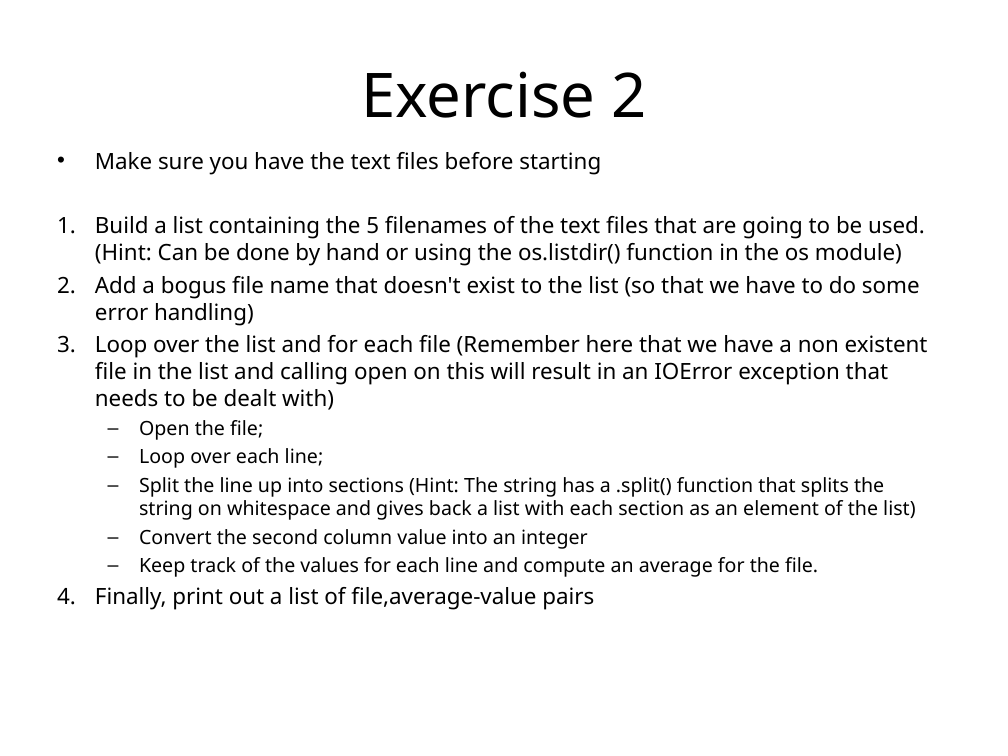
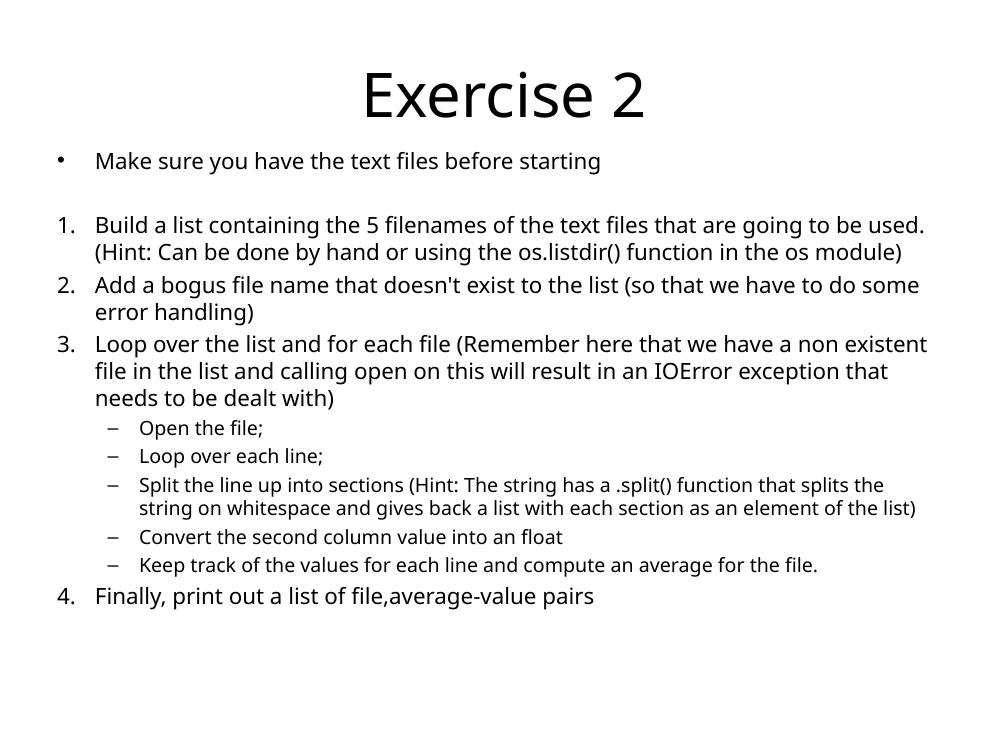
Before and after one commit to mantidproject/documents, a slide deck: slide 70 of Presentations/Introduction to Python/Introduction to Python.ppt. Drawn at 1008x756 pixels with LibreOffice and Linux fonts; fonts in the diff are those of the drawing; background and template pictures are left out. Boxes give left, top, right and bottom in pixels: in the first picture for what was removed or moved away, otherwise in the second. Text is boxed around its words. In the diff, an @@ line names an element or a change of style, - is before the commit and + after.

```diff
--- a/Presentations/Introduction to Python/Introduction to Python.ppt
+++ b/Presentations/Introduction to Python/Introduction to Python.ppt
@@ text at bbox=[139, 529, 563, 545]: text changed @@
-  – Convert the second column value into an integer
+  – Convert the second column value into an float
```
Also in this commit, not shown: 1 other slide changed, 5 other files.
